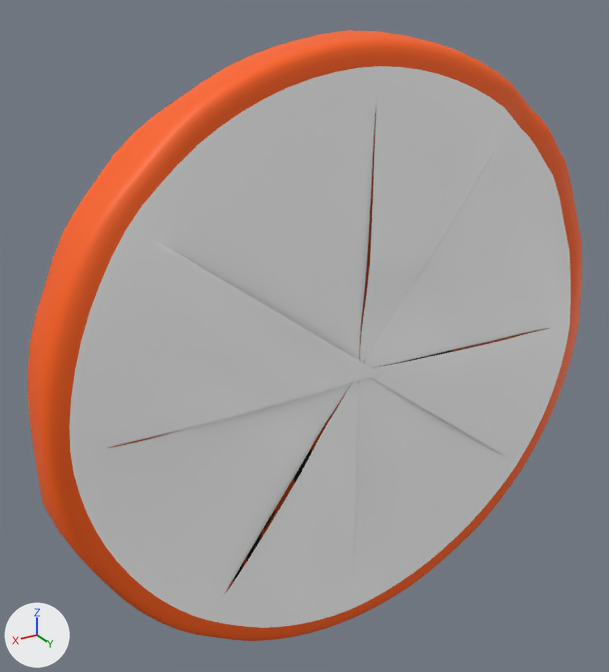
The glTF model public/models/1932.glb: old version first, new version second.
The view is the same before and after, from a camera (50 mm lens) standing at (139.9, 202.5, 114.9) and looking at (12.1, -10.5, 8.4). Arrows for +X, +Y and +Z are at lower left; the lights stay in place. The first picture is the older version. Where no turn or scale is listed for an object, it has been applied to the vertices.

Names of what the first picture shows: '背封面', '贴图'.
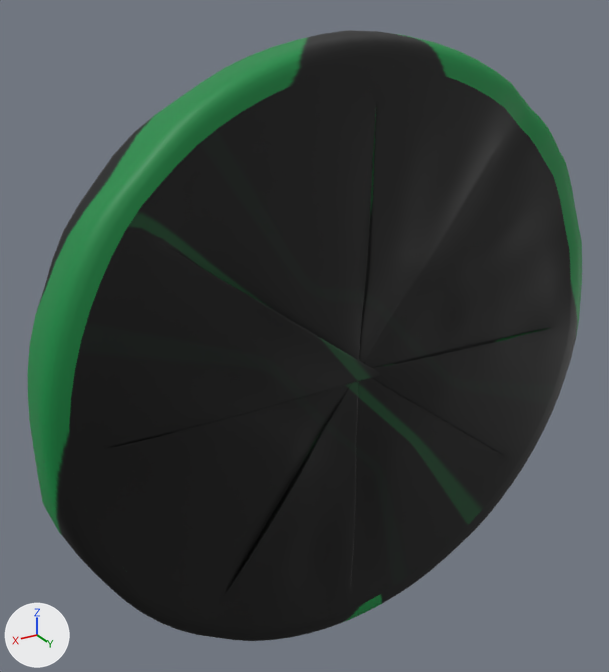
Where the change shows, as pixel boxes [x1, y1, x2, y2] in the pictures (609 x 672 px):
'背封面', surface changed (white to black): [69, 66, 571, 628] in both
'贴图', surface changed: [28, 30, 582, 641] in both

The edits, one by one:
Picture 'AP_Watermark' (img_ap_watermark) is new.
In material 'Material #2' (mat_material__2), base_color is no longer (1.0, 1.0, 1.0), white #ffffff.
In material 'Material #2' (mat_material__2), texture is now set to img_ap_watermark.
Material '03 - Defaultfsd' (mat_03___defaultfsd) changes its picture from img_饮料冲调茶叶茶饼包装模型贴图 to img_ap_watermark.
